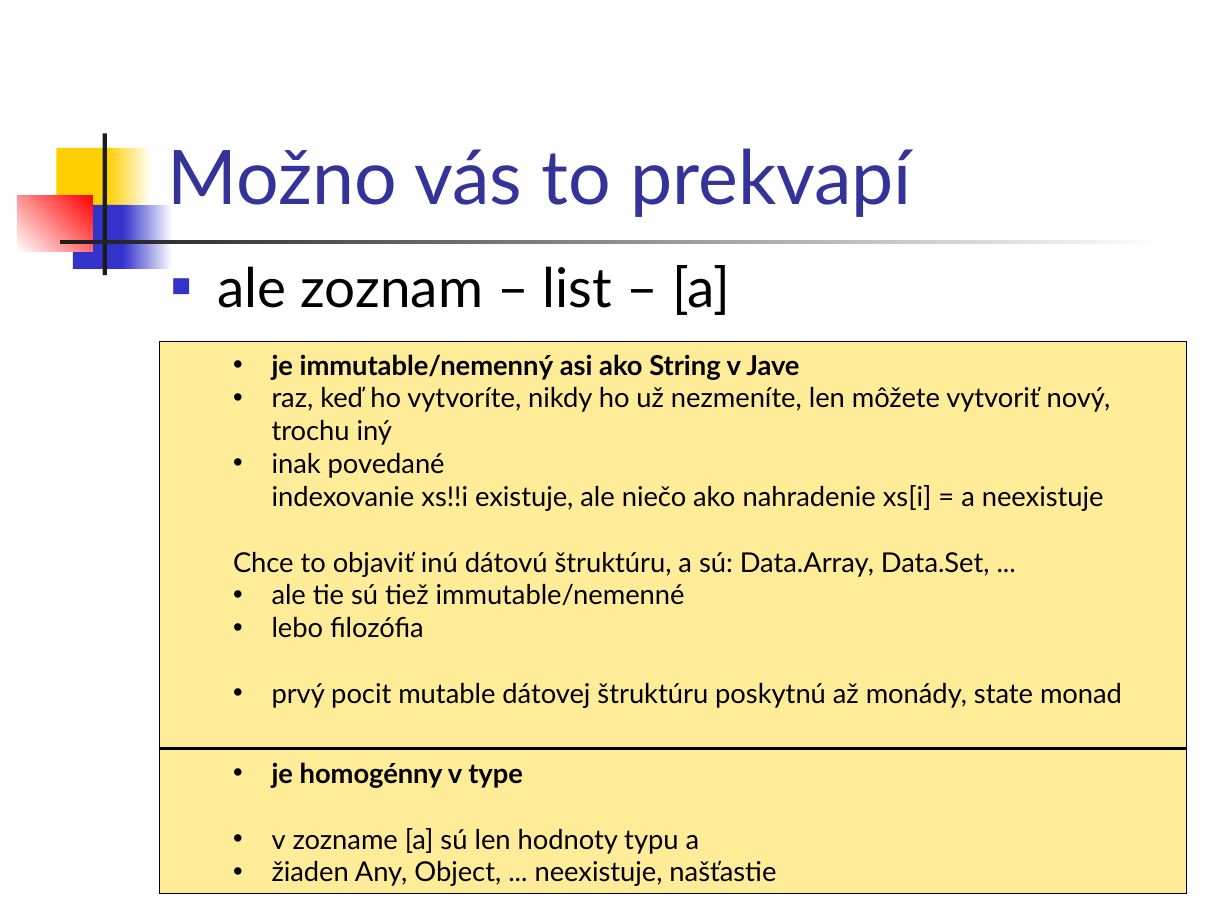
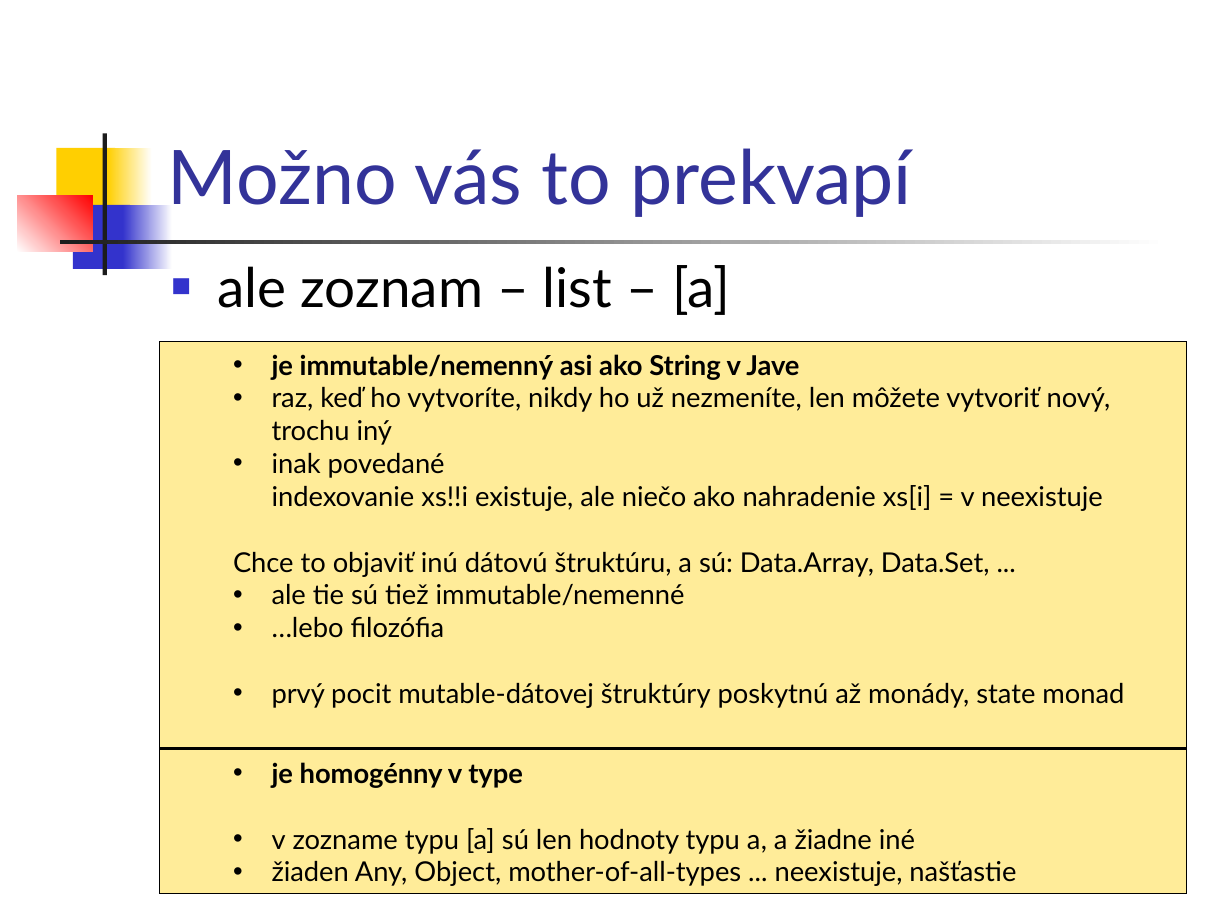
Before and after one commit to Funkcionalne/Prednasky, a slide deck: slide 13 of 02/02_fpro.ppt (slide 11 before the commit). Drawn at 1232x924 pixels with LibreOffice and Linux fonts; fonts in the diff are those of the drawing. Boxes give left, top, right and bottom in pixels: in the first picture for what was removed or moved away, otherwise in the second. Text is boxed around its words. In the diff, an @@ line names an element or a change of style, - is before the commit and + after.

```diff
--- a/02/02_fpro.ppt
+++ b/02/02_fpro.ppt
@@ text in rectangle at (272, 485, 1103, 511): text changed @@
-  indexovanie xs!!i existuje, ale niečo ako nahradenie xs[i] = a neexistuje
+  indexovanie xs!!i existuje, ale niečo ako nahradenie xs[i] = v neexistuje
@@ text in rectangle at (272, 617, 1124, 708): text changed @@
-  • lebo filozófia
-  • prvý pocit mutable dátovej štruktúru poskytnú až monády, state monad
+  • …lebo filozófia
+  • prvý pocit mutable-dátovej štruktúry poskytnú až monády, state monad
@@ text in rectangle at (272, 828, 1016, 886): text changed @@
-  • v zozname [a] sú len hodnoty typu a
-  • žiaden Any, Object, ... neexistuje, našťastie
+  • v zozname typu [a] sú len hodnoty typu a, a žiadne iné
+  • žiaden Any, Object, mother-of-all-types ... neexistuje, našťastie
```
Also in this commit, not shown: 16 other slides changed, 2 slides added, 1 other file.
